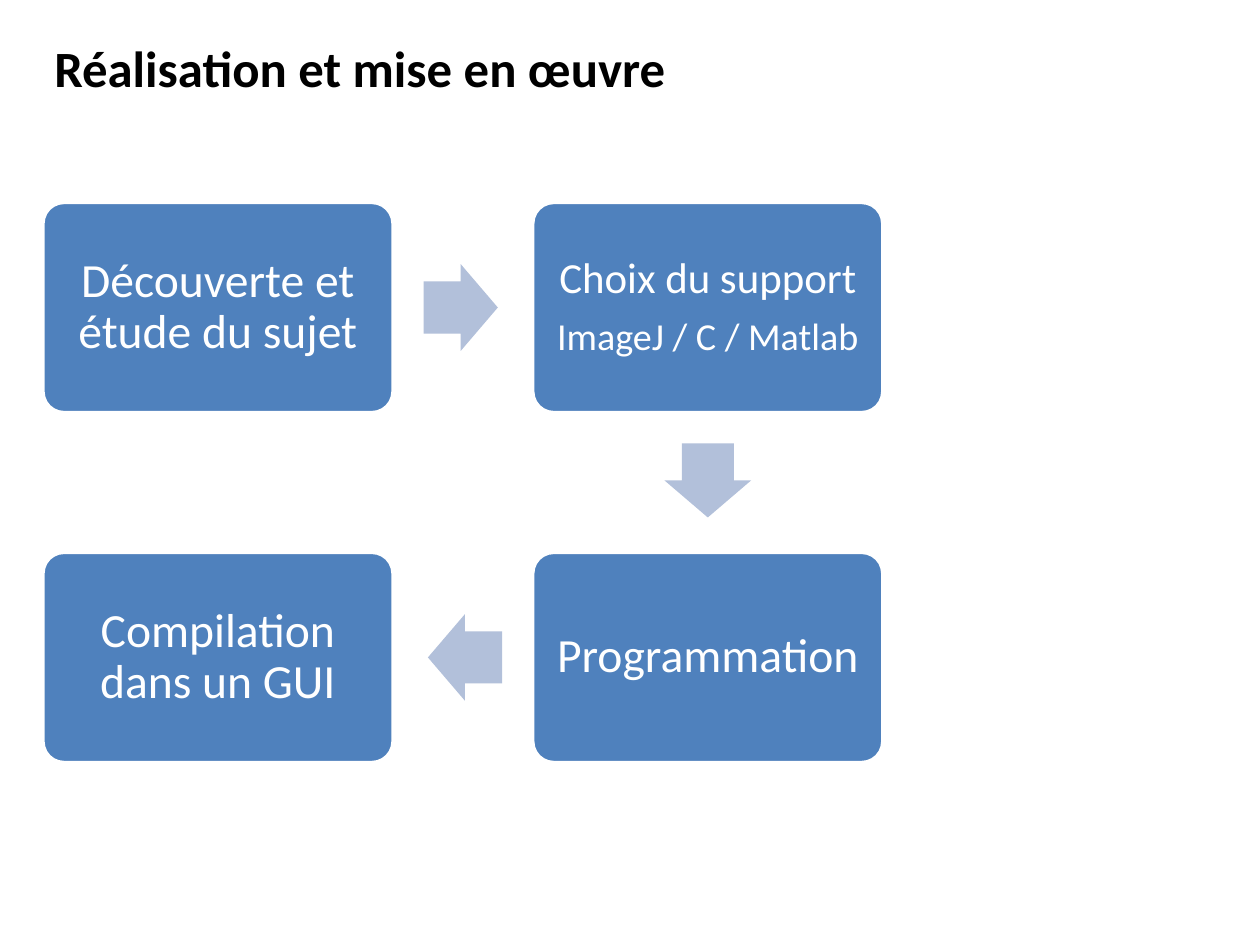
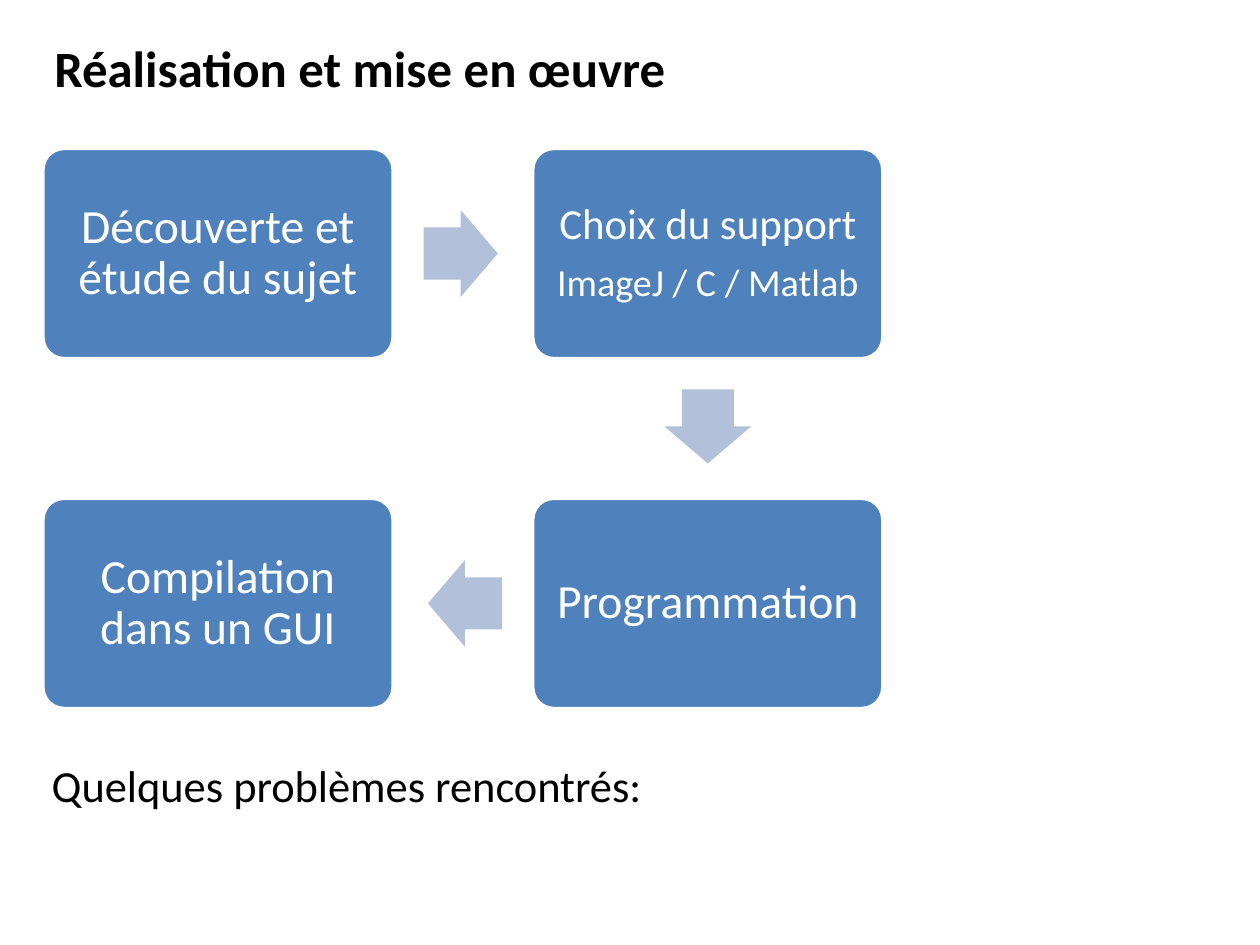
Before and after one commit to AdrienMau/ProjetDeconvolution, a slide deck: slide 5 of CR/CR Projet A.odp [Réparé].pptx (slide 2 before the commit). Drawn at 1260x945 pixels with LibreOffice and Linux fonts; fonts in the diff are those of the drawing. Boxes give left, top, right and bottom in pixels: in the first picture for what was removed or moved away, otherwise in the second. Text is boxed around its words. In the diff, an @@ line names an element or a change of style, - is before the commit and + after.

```diff
--- a/CR/CR Projet A.odp [Réparé].pptx
+++ b/CR/CR Projet A.odp [Réparé].pptx
@@ 4 texts, 4 rounded rectangles, 3 right arrows: place and size @@
-4 texts, 4 rounded rectangles, 3 right arrows at [43,202,883,763]
+4 texts, 4 rounded rectangles, 3 right arrows at [43,149,883,709]
@@ text added at [52,771,641,810], 28 pt, text #000000 @@
+Quelques problèmes rencontrés:
```
Also in this commit, not shown: 3 other slides changed, 3 slides added, 9 other files.
